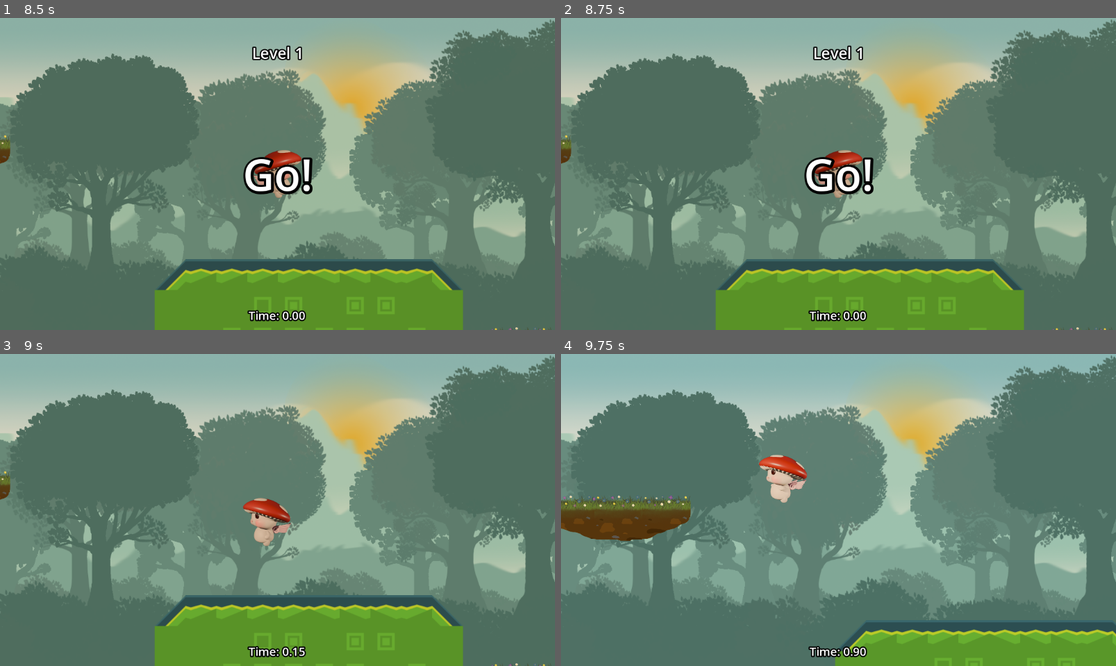
Above: before the commit, frames 1-4 (two rows, left to right).
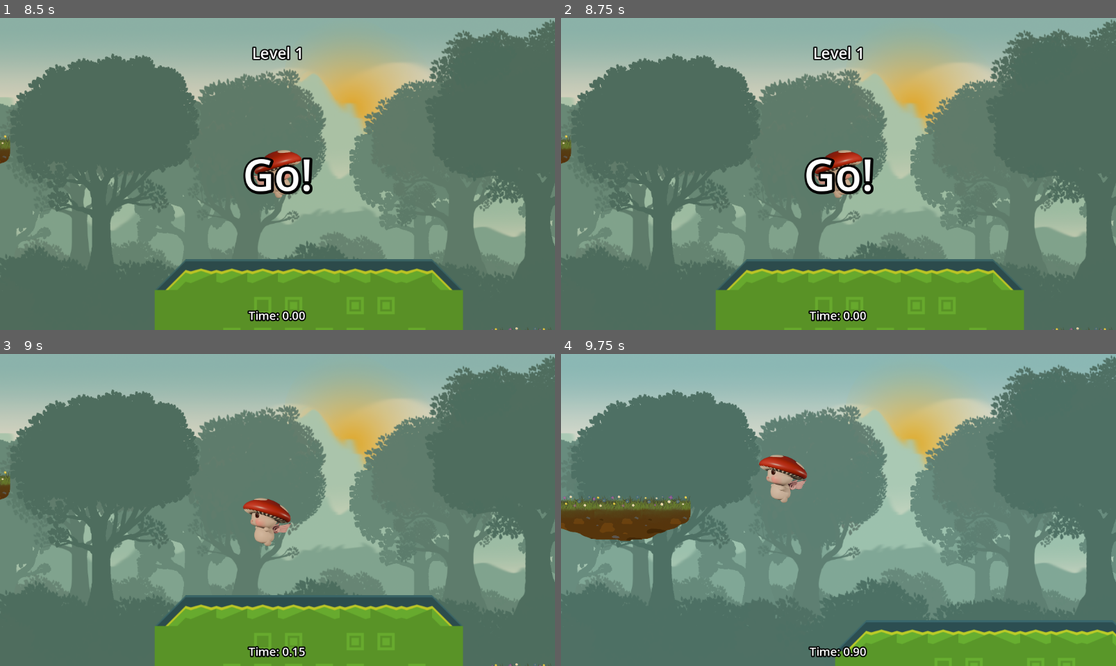
Above: after the commit, the same moments.

Repository: dustngroh/CapstoneProject
Game: Godot game, scene res://scenes/main/Game.tscn
Same seed, same stepped clock (60 frames per second), same inputs: the game is played once before the commit and once after it.
Inputs:
- Up to frame 1 (8.5 s): click "Retry Level" at 0.5 s; click "New Game" at 1.25 s; click "New Game" at 2 s; hold Right (walk_right) 2.78-4.28 s; tap Space (jump) at 2.85, 3.02, 3.32, 3.6, 3.77, 4.07, 4.35, 5.1, 5.27, 5.57, 5.85, 6.02, 6.32, 6.6, 6.77, 7.07, 7.35, 8, 8.1, 8.27 s; hold Left (walk_left) 4.28-5.03 s; hold Right (walk_right) 5.03-6.53 s; tap Enter at 5.75 s; hold Left (walk_left) 6.53-7.28 s; hold Right (walk_right) 7.28-8.03 s; hold Left (walk_left) from 8.03 s (still down)
- Up to frame 2 (8.75 s): keep holding Left (walk_left); tap Space (jump) at 8.57 s
- Up to frame 3 (9 s): keep holding Left (walk_left); tap Space (jump) at 8.85 s
- Up to frame 4 (9.75 s): tap Space (jump) at 9.02, 9.32, 9.6 s; release Left (walk_left) at 9.53 s; hold Right (walk_right) from 9.53 s (still down)

Frames 1-2 are identical in both runs. In frame 3, 0.3% of the frame differs, in the area x 44-53%, y 46-62%; in frame 4, 0.7%, in the area x 35-45%, y 32-48%.

Commit message:
Lower Player push_force. Add new obstacle.

Diff:
--- a/run-game/assets/level/forest_tile_set.tres
+++ b/run-game/assets/level/forest_tile_set.tres
@@ -1,10 +1,11 @@
-[gd_resource type="TileSet" load_steps=22 format=3 uid="uid://kgj2kuo4olk6"]
+[gd_resource type="TileSet" load_steps=23 format=3 uid="uid://kgj2kuo4olk6"]
 
 [ext_resource type="Texture2D" uid="uid://drthgki1saa2x" path="res://assets/level/Levelgeo.png" id="1_4me0d"]
 [ext_resource type="Texture2D" uid="uid://my5jlguf3h4g" path="res://assets/level/base.png" id="1_ud43v"]
 [ext_resource type="Texture2D" uid="uid://ccelc0atyacya" path="res://assets/level/base_update.png" id="3_pa5by"]
 [ext_resource type="PackedScene" uid="uid://vih42f7l4t7b" path="res://scenes/entities/structures/spring.tscn" id="4_yfi3x"]
 [ext_resource type="PackedScene" uid="uid://fw8lws3fjv7p" path="res://scenes/entities/obstacles/rock_small.tscn" id="5_blrjs"]
+[ext_resource type="PackedScene" uid="uid://4i67qd8y0ok3" path="res://scenes/entities/obstacles/mushroom_weird.tscn" id="6_dmwp7"]
 [ext_resource type="PackedScene" uid="uid://cv0g3jhsyp68l" path="res://scenes/entities/structures/checkpoint.tscn" id="6_m5q2v"]
 [ext_resource type="PackedScene" uid="uid://ceg00ldi310ps" path="res://scenes/entities/obstacles/slow_zone.tscn" id="7_3jnre"]
 [ext_resource type="PackedScene" uid="uid://dsasg45oijsgd" path="res://scenes/entities/obstacles/mushroom_bounce.tscn" id="8_1oqg6"]
@@ -389,6 +390,7 @@
 [sub_resource type="TileSetScenesCollectionSource" id="TileSetScenesCollectionSource_0rnsr"]
 resource_name = "Obstacles"
 scenes/1/scene = ExtResource("4_yfi3x")
+scenes/2/scene = ExtResource("6_dmwp7")
 scenes/3/scene = ExtResource("6_m5q2v")
 scenes/4/scene = ExtResource("7_3jnre")
 scenes/5/scene = ExtResource("8_1oqg6")
--- a/run-game/scenes/entities/characters/player/character_body_2d.gd
+++ b/run-game/scenes/entities/characters/player/character_body_2d.gd
@@ -10,7 +10,7 @@
 @export_range(0.0, 1.0) var friction = 0.1
 @export_range(0.0 , 1.0) var acceleration = 0.04
 @export var collision_slowdown_factor = 0.5  # How much collisions slow player
-@export var push_force = 200.0  # Strength of push-back
+@export var push_force = 20.0  # Strength of push-back
 @export var push_back_duration = 0.2  # Duration of the push-back in seconds
 @export var dash_dance_grace_time = 0.05  # Time window for lenient direction switch
 @export var speed_threshold = 0.9  # Percentage of full speed required to trigger instant flip
@@ -81,7 +81,7 @@
 
 	# Determine animation state
 	if !is_on_floor():
-		$AnimatedSprite2D.play("jump_glow")  # Play jump animation when airborne
+		$AnimatedSprite2D.play("jumping")  # Play jump animation when airborne
 		$AnimatedSprite2D.speed_scale = 1.0
 	#elif Input.is_action_pressed("hold_down"):
 		#$AnimatedSprite2D.play("down")  # Play crouch animation
--- /dev/null
+++ b/run-game/scenes/entities/obstacles/mushroom_random_bounce.gd
@@ -0,0 +1,34 @@
+extends RigidBody2D
+
+var time_offset = 0.0
+@export var radius = 30.0
+@export var speed = 1.5
+@export var vertical_scale = 1.0
+@export var horizontal_scale = 1.0
+@export var max_force = 300.0
+var base_position: Vector2
+var motion_time := 0.0
+
+func _ready():
+	time_offset = randf_range(0.0, TAU)
+	base_position = global_position
+
+
+func _physics_process(delta):
+	motion_time += delta
+	var t = motion_time * speed + time_offset
+
+	var desired_offset = Vector2(
+		cos(t) * radius * horizontal_scale,
+		sin(t) * radius * vertical_scale
+	)
+
+	var desired_position = base_position + desired_offset
+	var direction = desired_position - global_position
+	var distance = direction.length()
+
+	# Clamp the max force strength to avoid crazy physics
+	var force_strength = clamp(distance * 20.0, 0.0, max_force)
+
+	var force = direction.normalized() * force_strength
+	apply_force(force)
--- /dev/null
+++ b/run-game/scenes/entities/obstacles/mushroom_weird.tscn
@@ -0,0 +1,35 @@
+[gd_scene load_steps=7 format=3 uid="uid://4i67qd8y0ok3"]
+
+[ext_resource type="Texture2D" uid="uid://ccelc0atyacya" path="res://assets/level/base_update.png" id="1_51nk6"]
+[ext_resource type="Script" path="res://scenes/entities/obstacles/mushroom_random_bounce.gd" id="1_v2b2a"]
+
+[sub_resource type="PhysicsMaterial" id="PhysicsMaterial_0x4gf"]
+bounce = 1.0
+
+[sub_resource type="AtlasTexture" id="AtlasTexture_3o4f5"]
+atlas = ExtResource("1_51nk6")
+region = Rect2(601, 1001, 199, 199)
+
+[sub_resource type="CapsuleShape2D" id="CapsuleShape2D_oelhm"]
+radius = 17.0
+height = 80.0
+
+[sub_resource type="CircleShape2D" id="CircleShape2D_7alfu"]
+radius = 24.0208
+
+[node name="WeirdMushroom" type="RigidBody2D"]
+position = Vector2(6, -59)
+physics_material_override = SubResource("PhysicsMaterial_0x4gf")
+gravity_scale = 0.2
+script = ExtResource("1_v2b2a")
+
+[node name="Sprite2D" type="Sprite2D" parent="."]
+texture = SubResource("AtlasTexture_3o4f5")
+
+[node name="CollisionShape2D" type="CollisionShape2D" parent="."]
+position = Vector2(-6, 59)
+shape = SubResource("CapsuleShape2D_oelhm")
+
+[node name="CollisionShape2D2" type="CollisionShape2D" parent="."]
+position = Vector2(-6, 42)
+shape = SubResource("CircleShape2D_7alfu")
Not shown, changed: docs/index.html
Not shown, changed: docs/index.pck
